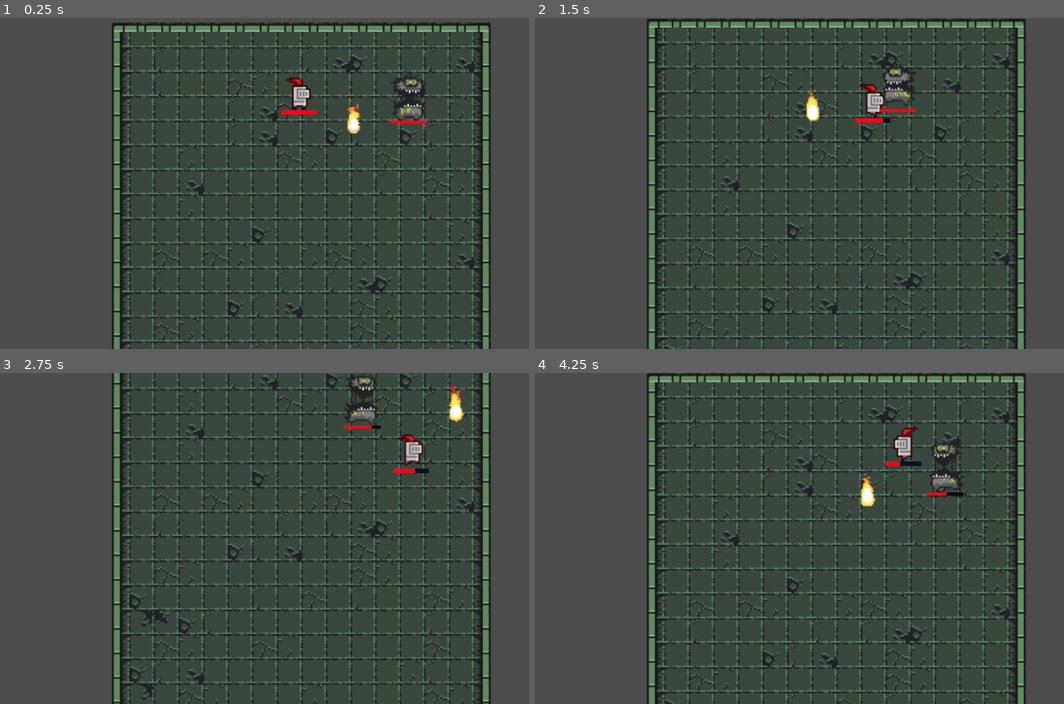
Above: before the commit, frames 1-4 (two rows, left to right).
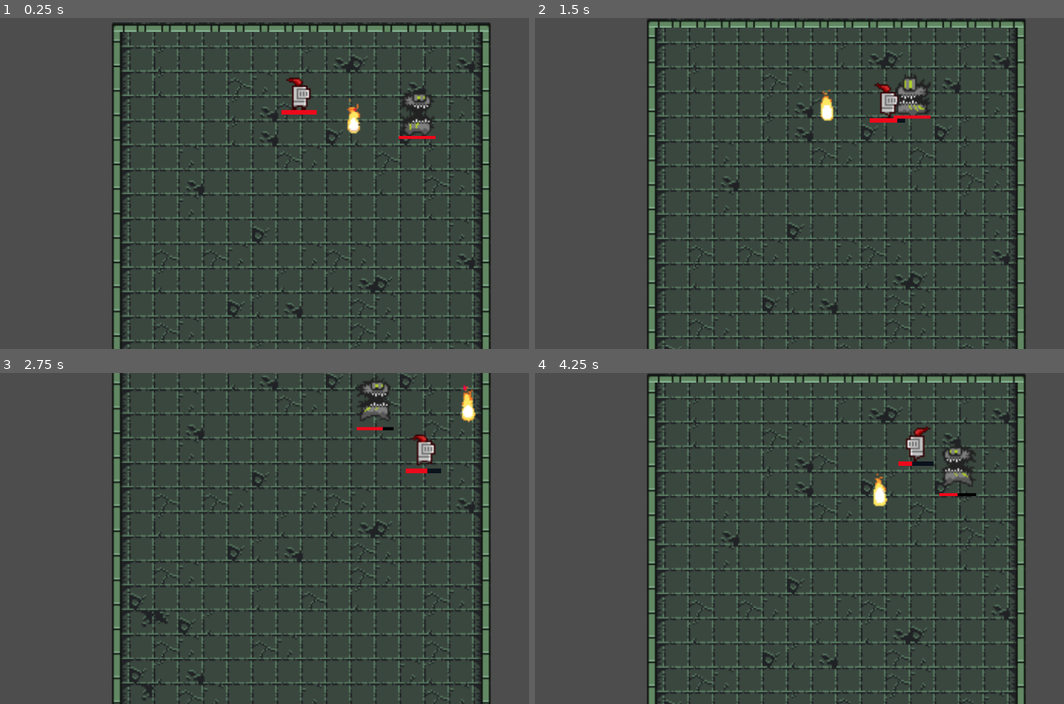
Above: after the commit, the same moments.

Repository: oliver6312/thebigone
Game: Godot game, scene res://scenes/node_2d.tscn
Two runs of this game, one before a commit and one after it. Both use one fixed random seed, a clock stepped at 60 frames per second and the inputs below.
Inputs:
- Up to frame 1 (0.25 s): no input
- Up to frame 2 (1.5 s): hold Right (ui_right) 0.53-1.28 s; hold Down (ui_down) from 1.28 s (still down)
- Up to frame 3 (2.75 s): release Down (ui_down) at 2.03 s; hold Right (ui_right) from 2.03 s (still down)
- Up to frame 4 (4.25 s): release Right (ui_right) at 2.78 s; hold Up (ui_up) 2.78-3.53 s; hold Left (ui_left) from 3.53 s (still down)

The runs differ from the first frame. In frame 1, 0.8% of the frame differs, in the area x 73-83%, y 16-37%; in frame 2, 1.7%; in frame 3, 3.5%; in frame 4, 4.0%, in the area x 21-93%, y 0-100%.

Commit message:
Export Project settings added

Diff:
--- a/Script/player.gd
+++ b/Script/player.gd
@@ -4,7 +4,6 @@
 @export var friction = 0.2
 @export var acceleration = 0.08
 @onready var healthbar: ProgressBar = $healthbar
-@onready var enemy_scene = preload("res://scenes/enemy.tscn")
 
 var current_dir = "none"
 
@@ -89,10 +88,3 @@
 
 func _ready() -> void:
 	healthbar.value = health
-	spawn_new_enemy()
-
-func spawn_new_enemy():
-	var minion = enemy_scene.instantiate()
-	# Optionally set a random position
-	minion.position = Vector2(-10, 10)
-	get_tree().current_scene.add_child.call_deferred(minion)
--- /dev/null
+++ b/scenes/enemy_spawner.gd
@@ -0,0 +1,19 @@
+extends Timer
+
+@onready var enemy_scene = preload("res://scenes/enemy.tscn")
+
+func _ready() -> void:
+	spawn_new_enemy()
+
+func _on_timeout():
+	spawn_new_enemy()
+
+
+func spawn_new_enemy():
+	var minion = enemy_scene.instantiate()
+	# Optionally set a random position
+	minion.position = Vector2(13*randf()-12, 20)
+	get_tree().current_scene.add_child.call_deferred(minion)
+# 0 -> -12
+# 1 -> 1
+# 13*x-12
--- a/scenes/player.tscn
+++ b/scenes/player.tscn
@@ -1,7 +1,8 @@
-[gd_scene load_steps=16 format=3 uid="uid://bgq8ctr7k2kqp"]
+[gd_scene load_steps=17 format=3 uid="uid://bgq8ctr7k2kqp"]
 
 [ext_resource type="Script" uid="uid://coe2q166i7lj4" path="res://Script/player.gd" id="1_4flbx"]
 [ext_resource type="Texture2D" uid="uid://cbug6tpubkl82" path="res://0x72_DungeonTilesetII_v1.7/frames/knight_red_all_anim.png" id="2_g2els"]
+[ext_resource type="Script" uid="uid://cv73g1s1fb3t0" path="res://scenes/enemy_spawner.gd" id="3_qhqgy"]
 
 [sub_resource type="AtlasTexture" id="AtlasTexture_qhqgy"]
 atlas = ExtResource("2_g2els")
@@ -126,6 +127,12 @@
 value = 50.0
 show_percentage = false
 
+[node name="enemy_spawner" type="Timer" parent="."]
+wait_time = 6.0
+autostart = true
+script = ExtResource("3_qhqgy")
+
 [connection signal="body_entered" from="player_hitbox" to="." method="_on_player_hitbox_body_entered"]
 [connection signal="body_exited" from="player_hitbox" to="." method="_on_player_hitbox_body_exited"]
 [connection signal="timeout" from="attack_cooldown" to="." method="_on_attack_cooldown_timeout"]
+[connection signal="timeout" from="enemy_spawner" to="enemy_spawner" method="_on_timeout"]
Binary file added: TheBigOne.apple-touch-icon.png
Binary file added: TheBigOne.icon.png
Binary file added: TheBigOne.png
Not shown, added: export_presets.cfg
Not shown, added: scenes/enemy_spawner.gd.uid
Not shown, added: TheBigOne.audio.position.worklet.js
Not shown, added: TheBigOne.audio.worklet.js
Not shown, added: TheBigOne.html
Not shown, added: TheBigOne.js
Not shown, added: TheBigOne.pck
Not shown, added: TheBigOne.wasm
